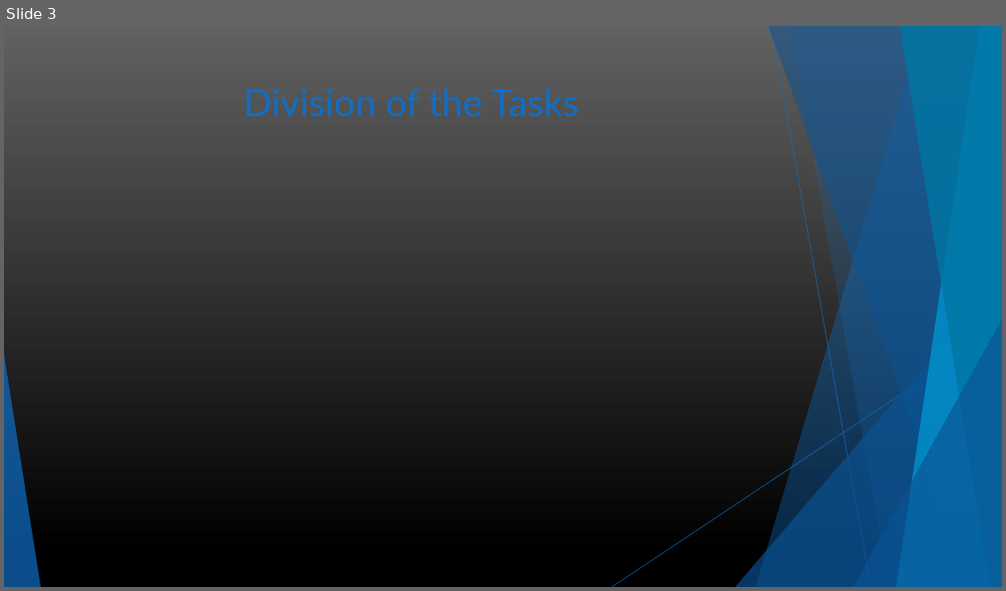
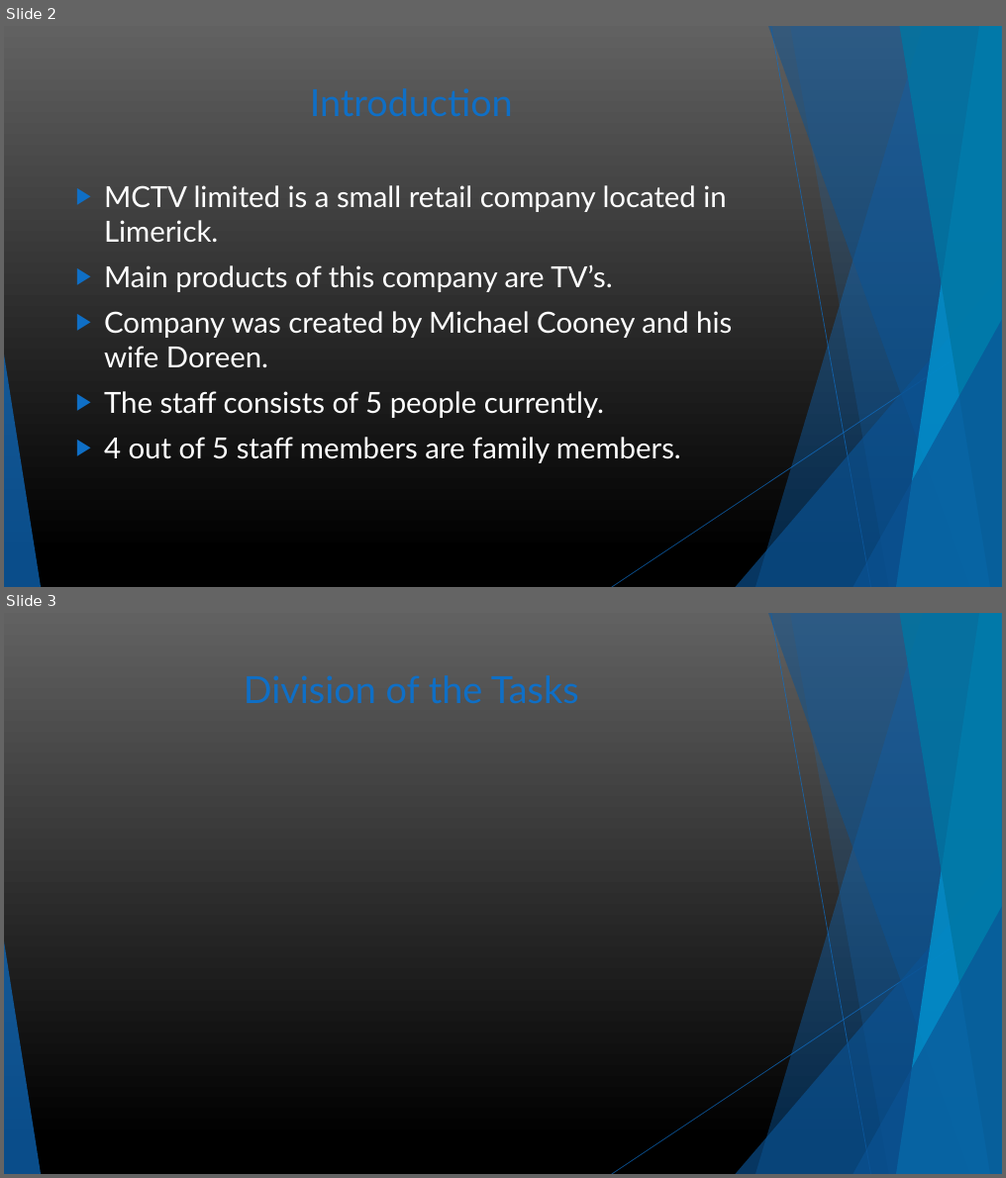
Before and after one commit to RemIgiYa/Project, a slide deck: MCTV Limited presentation.pptx. Shown one above the other, each under a label of ours: slide 3 before the commit, slides 2 and 3 after it. The pictures are 1006x591 and 1006x1178 pixels, drawn with LibreOffice and Linux fonts; fonts in the diff are those of the drawing. Boxes give left, top, right and bottom in pixels: in the first picture for what was removed or moved away, otherwise in the second. Text is boxed around its words. In the diff, an @@ line names an element or a change of style, - is before the commit and + after.

```diff
--- a/MCTV Limited presentation.pptx
+++ b/MCTV Limited presentation.pptx
@@ slide 2 added at box(4, 26, 1002, 587), background gradient #616161 to #000000; not listed: 10 template elements that a slide beside it also shows @@
@@ title added at box(310, 88, 513, 116), 36 pt, text #0F6FC6 @@
+Introduction
@@ text added at box(104, 185, 732, 464), 28 pt, text #FFFFFF @@
+▶ MCTV limited is a small retail company located in Limerick.
+▶ Main products of this company are TV’s.
+▶ Company was created by Michael Cooney and his wife Doreen.
+▶ The staff consists of 5 people currently.
+▶ 4 out of 5 staff members are family members.
```
Also in this commit, not shown: 2 slides changed, 7 other slides added, 1 slide removed.
